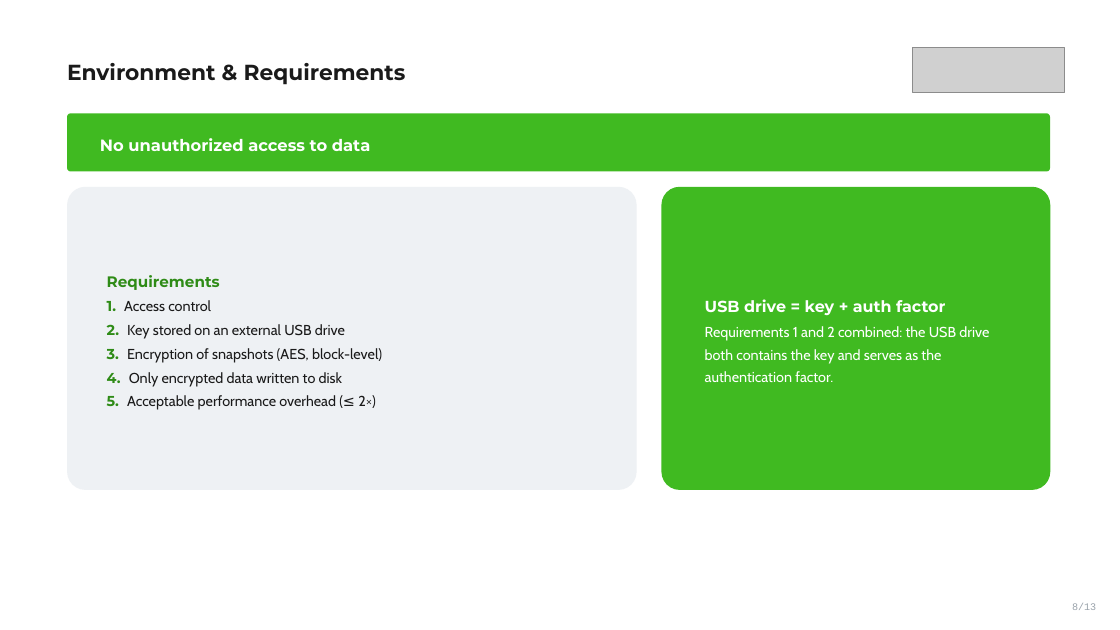
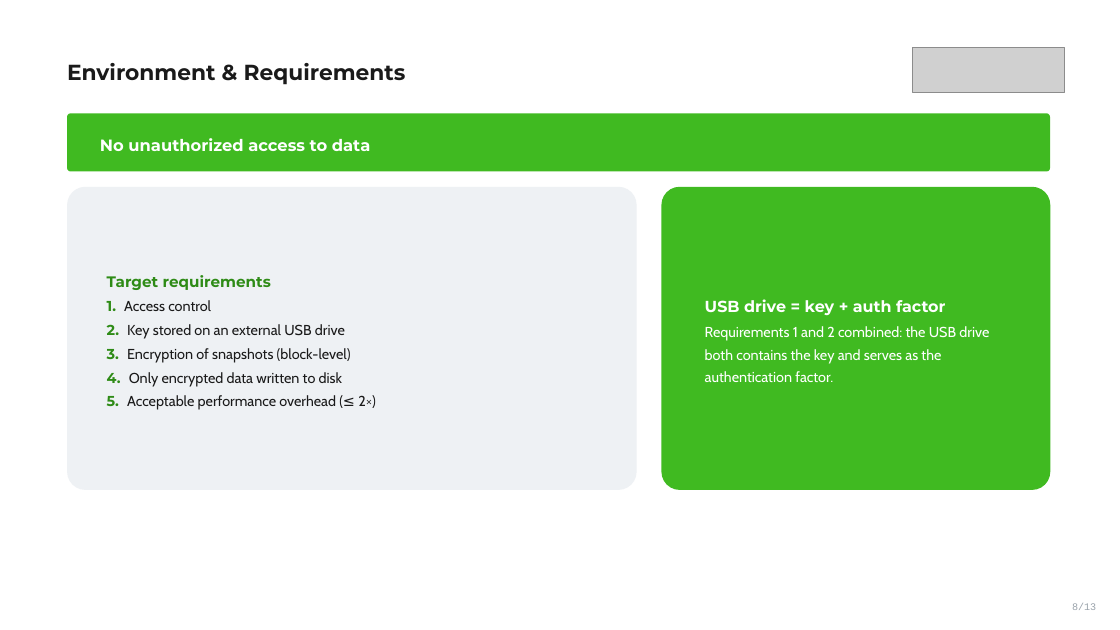
Before and after one commit to VoronM1522/Thesis_draft, a slide deck: slide 9 of presentation/slides_main.pptx (slide 8 before the commit). Drawn at 1120x630 pixels with LibreOffice and Linux fonts; fonts in the diff are those of the drawing; grey boxes stand for pictures. Boxes give left, top, right and bottom in pixels: in the first picture for what was removed or moved away, otherwise in the second. Text is boxed around its words. In the diff, an @@ line names an element or a change of style, - is before the commit and + after.

```diff
--- a/presentation/slides_main.pptx
+++ b/presentation/slides_main.pptx
@@ text in rounded rectangle at (x1=107, y1=275, x2=271, y2=290): text changed @@
-Requirements
+Target requirements
@@ text in rounded rectangle at (x1=107, y1=348, x2=351, y2=362): text changed @@
-3. Encryption of snapshots (AES, block-level)
+3. Encryption of snapshots (block-level)
```
Also in this commit, not shown: 7 other slides changed, 1 slide added, 1 other file.
